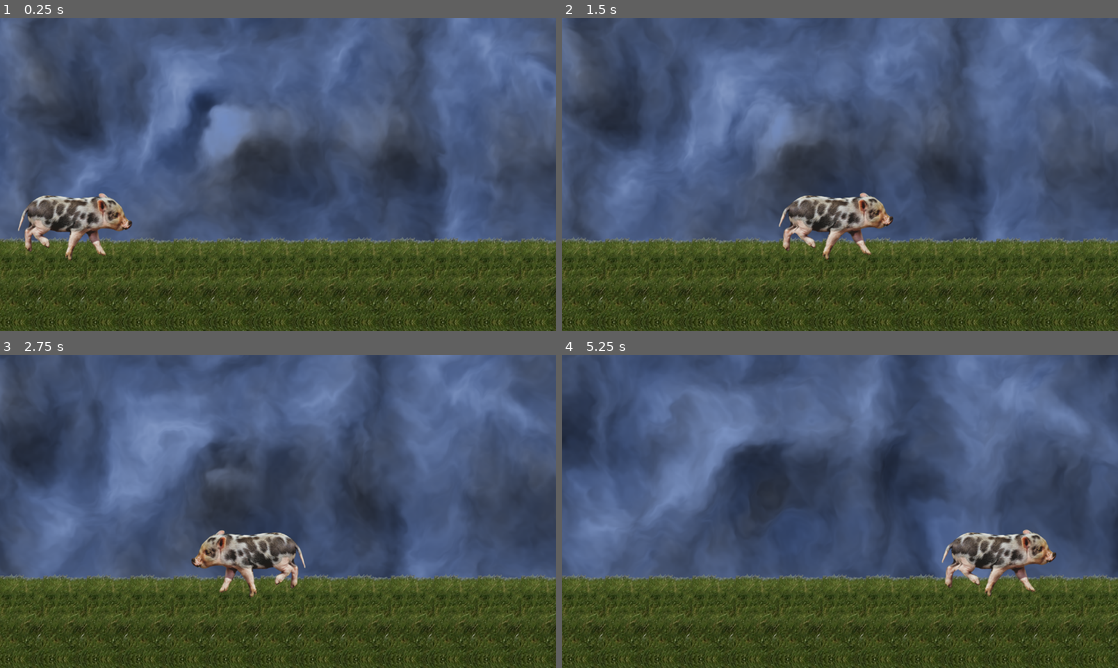
Above: before the commit, frames 1-4 (two rows, left to right).
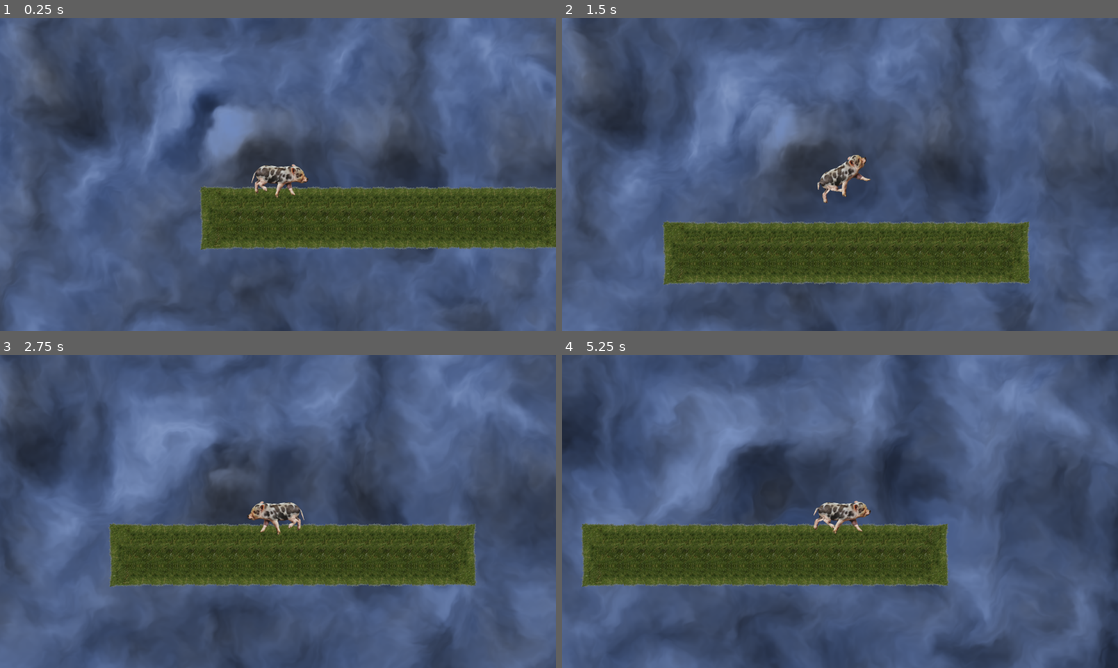
Above: after the commit, the same moments.

Repository: Lenicon/SWYN
Game: Godot game, scene res://rooms/Grassy.tscn
The game is run twice, just before and just after one commit, with the same random seed, the same clock (stepped at 60 frames per second) and the same inputs.
Inputs:
- Up to frame 1 (0.25 s): no input
- Up to frame 2 (1.5 s): hold W (jump, bound only after the commit) 0.53-1.28 s; hold D (move_right) from 0.53 s (still down); tap W (jump, bound only after the commit) at 1.35 s
- Up to frame 3 (2.75 s): tap W (jump, bound only after the commit) at 1.52, 1.82 s; release D (move_right) at 2.03 s; hold A (move_left) from 2.03 s (still down); hold W (jump, bound only after the commit) from 2.03 s (still down)
- Up to frame 4 (5.25 s): release A (move_left) at 2.78 s; release W (jump, bound only after the commit) at 2.78 s; hold D (move_right) 2.78-4.28 s; tap W (jump, bound only after the commit) at 2.85, 3.02, 3.32, 4.35, 4.52, 4.82 s; hold W (jump, bound only after the commit) 3.53-4.28 s; hold A (move_left) 4.28-5.03 s; hold D (move_right) from 5.03 s (still down); hold W (jump, bound only after the commit) from 5.03 s (still down)

The runs differ from the first frame. In frame 1, 42% of the frame differs, in the area x 0-100%, y 0-100%; in frame 2, 29%; in frame 3, 40%; in frame 4, 42%, in the area x 0-100%, y 14-100%.

Commit message:
added background and movement

Diff:
--- a/characters/swyn/Swyn.tscn
+++ b/characters/swyn/Swyn.tscn
@@ -10,7 +10,7 @@
 [ext_resource type="Texture2D" uid="uid://crwxcmfg6yid1" path="res://characters/swyn/assets/pig_bl.png" id="7_mfrjw"]
 [ext_resource type="Script" uid="uid://ctj81lss8e4uo" path="res://components/StateMachine.gd" id="9_bbhkv"]
 [ext_resource type="Script" uid="uid://rubutraaywst" path="res://characters/swyn/states/FloorMovement.gd" id="10_j5q6g"]
-[ext_resource type="Script" uid="uid://bg6ujdm0240yn" path="res://characters/swyn/states/Walk.gd" id="11_52mnq"]
+[ext_resource type="Script" uid="uid://dr1ai2vuiw2av" path="res://characters/swyn/states/AirMovement.gd" id="11_ycv6i"]
 [ext_resource type="Script" uid="uid://bb55u35w0f64b" path="res://components/GravityComponent.gd" id="12_52mnq"]
 [ext_resource type="Script" uid="uid://tuld0msecjtr" path="res://components/HealthComponent.gd" id="13_ycv6i"]
 
@@ -383,6 +383,18 @@
 tracks/30/interp = 1
 tracks/30/loop_wrap = true
 tracks/30/keys = {
+"times": PackedFloat32Array(0),
+"transitions": PackedFloat32Array(1),
+"update": 0,
+"values": [0.0]
+}
+tracks/31/type = "value"
+tracks/31/imported = false
+tracks/31/enabled = true
+tracks/31/path = NodePath("Polygons:rotation")
+tracks/31/interp = 1
+tracks/31/loop_wrap = true
+tracks/31/keys = {
 "times": PackedFloat32Array(0),
 "transitions": PackedFloat32Array(1),
 "update": 0,
@@ -692,6 +704,18 @@
 "transitions": PackedFloat32Array(1),
 "update": 0,
 "values": [Vector2(1.1042346, 6.4615664)]
+}
+tracks/25/type = "value"
+tracks/25/imported = false
+tracks/25/enabled = true
+tracks/25/path = NodePath("Polygons:rotation")
+tracks/25/interp = 1
+tracks/25/loop_wrap = true
+tracks/25/keys = {
+"times": PackedFloat32Array(0),
+"transitions": PackedFloat32Array(1),
+"update": 0,
+"values": [0.0]
 }
 
 [sub_resource type="Animation" id="Animation_0ve2y"]
@@ -1071,11 +1095,40 @@
 "update": 0,
 "values": [0.0]
 }
+tracks/31/type = "value"
+tracks/31/imported = false
+tracks/31/enabled = true
+tracks/31/path = NodePath("Polygons:rotation")
+tracks/31/interp = 1
+tracks/31/loop_wrap = true
+tracks/31/keys = {
+"times": PackedFloat32Array(0),
+"transitions": PackedFloat32Array(1),
+"update": 0,
+"values": [0.0]
+}
+
+[sub_resource type="Animation" id="Animation_ycv6i"]
+resource_name = "jump"
+loop_mode = 1
+tracks/0/type = "value"
+tracks/0/imported = false
+tracks/0/enabled = true
+tracks/0/path = NodePath("Polygons:rotation")
+tracks/0/interp = 1
+tracks/0/loop_wrap = true
+tracks/0/keys = {
+"times": PackedFloat32Array(0, 1),
+"transitions": PackedFloat32Array(1, 1),
+"update": 0,
+"values": [0.0, 6.2831855]
+}
 
 [sub_resource type="AnimationLibrary" id="AnimationLibrary_v7y6b"]
 _data = {
 &"RESET": SubResource("Animation_v7y6b"),
 &"idle": SubResource("Animation_bbhkv"),
+&"jump": SubResource("Animation_ycv6i"),
 &"walk": SubResource("Animation_0ve2y")
 }
 
@@ -1088,6 +1141,7 @@
 body_shape = NodePath("Polygons")
 acceleration = 20.0
 speed = 500.0
+jump_velocity = 700.0
 animation_player = NodePath("AnimationPlayer")
 state_machine = NodePath("StateMachine")
 gravity_component = NodePath("GravityComponent")
@@ -1105,6 +1159,7 @@
 metadata/_edit_lock_ = true
 
 [node name="Polygons" type="Node2D" parent="."]
+rotation = 6.2831855
 metadata/_edit_lock_ = true
 
 [node name="PigBL" type="Polygon2D" parent="Polygons"]
@@ -1144,6 +1199,7 @@
 polygon = PackedVector2Array(66.5, -75, 55.5, -75, 41.5, -64, 41.5, -31.7, 51.5, -1.699997, 51.5, 1.699997, 58.5, 10.59 …(309 unchanged characters)…
 uv = PackedVector2Array(199, 0, 188, 0, 174, 11, 174, 43.3, 184, 73.3, 184, 76.7, 191, 85.6, 191, 88.6, 197.1, 87, 218. …(217 unchanged characters)…
 bones = ["Body", PackedFloat32Array(0, 0, 0, 0, 0, 0, 0, 0, 0, 0, 0, 0, 0, 0, 0, 0, 0, 0, 0, 0, 0, 0, 0, 0, 0, 0, 0, 0, …(1981 unchanged characters)…
+metadata/_edit_lock_ = true
 
 [node name="PigTail" type="Polygon2D" parent="Polygons"]
 position = Vector2(10, 25)
@@ -1185,6 +1241,7 @@
 
 [node name="Tail" type="Bone2D" parent="Polygons/Skeleton2D/Body"]
 position = Vector2(-92, -0.34013605)
+rotation = 0.20625366
 scale = Vector2(1.1042346, 6.4615664)
 rest = Transform2D(1, 0, 0, 5.88, -92, -0.34013605)
 auto_calculate_length_and_angle = false
@@ -1196,7 +1253,7 @@
 rest = Transform2D(1, 0, 0, 1, -51, 7.142857)
 
 [node name="BackRight2" type="Bone2D" parent="Polygons/Skeleton2D/Body/BackRight"]
-position = Vector2(-26, 2.5510204)
+position = Vector2(10, 3.061)
 rest = Transform2D(1, 0, 0, 1, -26, 2.5510204)
 
 [node name="BackRight3" type="Bone2D" parent="Polygons/Skeleton2D/Body/BackRight/BackRight2"]
@@ -1204,11 +1261,11 @@
 rest = Transform2D(1, 0, 0, 1, -26, 2.5510204)
 
 [node name="FrontRight" type="Bone2D" parent="Polygons/Skeleton2D/Body"]
-position = Vector2(21, 7.9931974)
+position = Vector2(17, 7.9931974)
 rest = Transform2D(1, 0, 0, 1, 21, 7.9931974)
 
 [node name="FrontRight2" type="Bone2D" parent="Polygons/Skeleton2D/Body/FrontRight"]
-position = Vector2(-8, 4.5918365)
+position = Vector2(-30.241182, 3.5714283)
 rest = Transform2D(1, 0, 0, 1, -10, 4.0816326)
 
 [node name="FrontRight3" type="Bone2D" parent="Polygons/Skeleton2D/Body/FrontRight/FrontRight2"]
@@ -1216,11 +1273,11 @@
 rest = Transform2D(1, 0, 0, 1, -10, 4.0816326)
 
 [node name="FrontLeft" type="Bone2D" parent="Polygons/Skeleton2D/Body"]
-position = Vector2(47, 7.993197)
+position = Vector2(56, 7.8231287)
 rest = Transform2D(1, 0, 0, 1, 47, 7.993197)
 
 [node name="FrontLeft2" type="Bone2D" parent="Polygons/Skeleton2D/Body/FrontLeft"]
-position = Vector2(17, 5.442177)
+position = Vector2(38, 4.7619047)
 rest = Transform2D(1, 0, 0, 1, 17, 5.442177)
 
 [node name="FrontLeft3" type="Bone2D" parent="Polygons/Skeleton2D/Body/FrontLeft/FrontLeft2"]
@@ -1232,7 +1289,7 @@
 rest = Transform2D(1, 0, 0, 1, -70, 6.802721)
 
 [node name="BackLeft2" type="Bone2D" parent="Polygons/Skeleton2D/Body/BackLeft"]
-position = Vector2(-23, 2.7210884)
+position = Vector2(-48, 2.0408163)
 scale = Vector2(0.9999999, 0.9999999)
 rest = Transform2D(1, 0, 0, 1, -23, 2.7210884)
 
@@ -1242,6 +1299,7 @@
 
 [node name="Head" type="Bone2D" parent="Polygons/Skeleton2D/Body"]
 position = Vector2(70, 0.8503401)
+rotation = -0.052359883
 scale = Vector2(0.99999976, 0.99999976)
 rest = Transform2D(1, 0, 0, 1, 70, 0.8503401)
 auto_calculate_length_and_angle = false
@@ -1256,11 +1314,13 @@
 script = ExtResource("10_j5q6g")
 coyote_timer = NodePath("../../Timer")
 
-[node name="Walk" type="Node" parent="StateMachine"]
-script = ExtResource("11_52mnq")
+[node name="AirMovement" type="Node" parent="StateMachine"]
+script = ExtResource("11_ycv6i")
 
 [node name="GravityComponent" type="Node" parent="."]
 script = ExtResource("12_52mnq")
+gravity = 1500.0
+fall_gravity = 1000.0
 metadata/_custom_type_script = "uid://bb55u35w0f64b"
 
 [node name="HealthComponent" type="Node" parent="." node_paths=PackedStringArray("character")]
--- a/characters/swyn/states/AirMovement.gd
+++ b/characters/swyn/states/AirMovement.gd
@@ -1,65 +1,46 @@
 extends State
-
-
-# Sprite for jumping on air
-@onready var jump_on_air_sprite:AnimatedSprite2D = $"../../Graphics/JumpOnAir"
 
 func enter(_previous_state_path: String, data : Dictionary = {}) -> void:
 	if data.has("input"):
 		if data.input == "jump":
 			owner.jumps = owner.max_jumps
-			show_jump_on_air_sprite()
 			if owner.jumps > 0: owner.jump()
 
-	owner.jump_buffer_active = false
+	#owner.jump_buffer_active = false
 
 func handle_input(event:InputEvent)->void:
 	if event.is_action_pressed("jump") and owner.jumps > 0:
-		show_jump_on_air_sprite()
 		owner.jump()
-
-
-func show_jump_on_air_sprite():
-	if not owner.is_on_floor() and not owner.jump_buffer_active and not owner.get_traveled_animation() == "Run":
-		if owner.jumps == owner.max_jumps: jump_on_air_sprite.modulate = Color("ffffffee")
-		elif owner.jumps == owner.min_jumps: jump_on_air_sprite.modulate = Color("ffffff80")
-		jump_on_air_sprite.global_position = owner.global_position
-		jump_on_air_sprite.stop()
-		jump_on_air_sprite.play("default")
 
 
 var in_air:bool = false
 func physics_update(delta:float) -> void:
 	owner.handle_variable_jump_height(Input.is_action_just_released("jump"))
-	owner.handle_spoon_attack()
 	owner.handle_horizontal_movement(delta)
 
-	if owner.graphics.scale.x != owner.direction and not owner.spoon_player.is_playing():
-		owner.graphics.scale.x = owner.direction
+	#if owner.graphics.scale.x != owner.direction:
+		#owner.graphics.scale.x = owner.direction
 
-	owner.handle_dash()
-
+	#owner.handle_dash()
 
 	if not owner.is_on_floor():
 		if not in_air:
 			in_air = true
-		if owner.gravity_component.is_falling:
-			owner.travel_animation("Fall")
-		else:
-			owner.travel_animation("Jump")
+		owner.play_animation("jump")
+
 	else:
 		in_air = false
 		owner.jumps = owner.max_jumps
-		owner.reset_dash()
+		#owner.reset_dash()
 		finish("FloorMovement")
 
 	owner.gravity_component.handle_gravity(owner, delta)
 	owner.move_and_slide()
 
 
-func _on_jump_buffer_collision_body_entered(body):
-	if body is StaticBody2D:
-		owner.jump_buffer_active = true
-		owner.jumps = owner.max_jumps
-		owner.reset_dash()
-		finish("FloorMovement")
+#func _on_jump_buffer_collision_body_entered(body):
+	#if body is StaticBody2D:
+		#owner.jump_buffer_active = true
+		#owner.jumps = owner.max_jumps
+		##owner.reset_dash()
+		#finish("FloorMovement")
--- a/characters/swyn/states/FloorMovement.gd
+++ b/characters/swyn/states/FloorMovement.gd
@@ -12,9 +12,8 @@
 	owner.handle_horizontal_movement(delta)
 	handle_coyote_time()
 
-	#if Input.is_action_just_pressed("jump"):
-		#finish("AirMovement", {"input":"jump"})
-
+	if Input.is_action_just_pressed("jump"):
+		finish("AirMovement", {"input":"jump"})
 
 	if owner.is_on_floor():
 		if abs(owner.x_input) > 0: owner.play_animation("walk")
--- a/characters/swyn/states/Walk.gd
+++ /dev/null
@@ -1,16 +0,0 @@
-extends State
-
-func enter(_previous_state_path: String, _data : Dictionary = {}) -> void:
-	pass
-
-#func handle_input(_event: InputEvent) -> void:
-	#pass
-
-func update(_delta: float) -> void:
-	pass
-
-func physics_update(_delta: float) -> void:
-	pass
-
-func exit() -> void:
-	pass
--- /dev/null
+++ b/components/CameraComponent.gd
@@ -0,0 +1,12 @@
+class_name CameraComponent
+extends Camera2D
+
+@export var player: CharacterComponent = null
+func _ready():
+	if (player == null):
+		if (owner.has_node("Swyn")):
+			player = owner.get_node("Swyn")
+
+func _physics_process(delta):
+	global_position = lerp(global_position, player.global_position, 0.8)
+	#global_position = player.global_position
--- a/project.godot
+++ b/project.godot
@@ -17,8 +17,10 @@
 
 [display]
 
-window/size/viewport_width=1280
-window/size/viewport_height=720
+window/size/viewport_width=2560
+window/size/viewport_height=1440
+window/size/mode=3
+window/stretch/mode="viewport"
 
 [input]
 
@@ -34,7 +36,8 @@
 }
 jump={
 "deadzone": 0.2,
-"events": []
+"events": [Object(InputEventKey,"resource_local_to_scene":false,"resource_name":"","device":-1,"window_id":0,"alt_pressed":false,"shift_pressed":false,"ctrl_pressed":false,"meta_pressed":false,"pressed":false,"keycode":0,"physical_keycode":87,"key_label":0,"unicode":119,"location":0,"echo":false,"script":null)
+]
 }
 
 [layer_names]
--- a/rooms/Grassy.tscn
+++ b/rooms/Grassy.tscn
@@ -1,23 +1,9 @@
-[gd_scene load_steps=7 format=4 uid="uid://shl2ferqrmed"]
+[gd_scene load_steps=8 format=4 uid="uid://shl2ferqrmed"]
 
 [ext_resource type="PackedScene" uid="uid://ccbibkipccr2c" path="res://characters/swyn/Swyn.tscn" id="1_5wd06"]
 [ext_resource type="Shader" uid="uid://db5rdkn4ql71p" path="res://assets/shaders/DynamicFogShader.gdshader" id="1_8eue4"]
 [ext_resource type="Texture2D" uid="uid://dfwe4bprfws7e" path="res://assets/tilesets/grass.png" id="2_matse"]
-
-[sub_resource type="ShaderMaterial" id="ShaderMaterial_us7b1"]
-shader = ExtResource("1_8eue4")
-shader_parameter/resolution = Vector2(320, 180)
-shader_parameter/octave_count = 5
-shader_parameter/amp_start = 0.5
-shader_parameter/amp_coeff = 0.5
-shader_parameter/freq_coeff = 2.0
-shader_parameter/zoom = 3.0
-shader_parameter/speed = 0.1
-shader_parameter/alpha = 1.0
-shader_parameter/base_color = Color(0.38166496, 0.5764019, 1, 1)
-shader_parameter/p_color = Color(1, 1, 1, 1)
-shader_parameter/q_color = Color(0.44348872, 0.6213413, 0.9999991, 1)
-shader_parameter/f_color = Color(0.62582874, 0.749311, 1, 1)
+[ext_resource type="Script" uid="uid://bs76o7p8o7vda" path="res://components/CameraComponent.gd" id="4_us7b1"]
 
 [sub_resource type="TileSetAtlasSource" id="TileSetAtlasSource_matse"]
 resource_name = "Grass"
@@ -39,21 +25,6 @@
 2:0/0/terrain_set = 0
 2:0/0/physics_layer_0/polygon_0/points = PackedVector2Array(-50, -25, 25, -25, 25, 50, -50, 50)
 2:0/0/terrains_peering_bit/bottom_left_corner = 0
-3:0/0 = 0
-4:0/0 = 0
-5:0/0 = 0
-6:0/0 = 0
-7:0/0 = 0
-8:0/0 = 0
-9:0/0 = 0
-10:0/0 = 0
-11:0/0 = 0
-12:0/0 = 0
-13:0/0 = 0
-14:0/0 = 0
-15:0/0 = 0
-16:0/0 = 0
-17:0/0 = 0
 0:1/0 = 0
 0:1/0/terrain_set = 0
 0:1/0/physics_layer_0/polygon_0/points = PackedVector2Array(-25, -50, -25, 50, 50, 50, 50, -50)
@@ -78,21 +49,6 @@
 2:1/0/terrains_peering_bit/bottom_left_corner = 0
 2:1/0/terrains_peering_bit/left_side = 0
 2:1/0/terrains_peering_bit/top_left_corner = 0
-3:1/0 = 0
-4:1/0 = 0
-5:1/0 = 0
-6:1/0 = 0
-7:1/0 = 0
-8:1/0 = 0
-9:1/0 = 0
-10:1/0 = 0
-11:1/0 = 0
-12:1/0 = 0
-13:1/0 = 0
-14:1/0 = 0
-15:1/0 = 0
-16:1/0 = 0
-17:1/0 = 0
 0:2/0 = 0
 0:2/0/terrain_set = 0
 0:2/0/physics_layer_0/polygon_0/points = PackedVector2Array(50, 25, -25, 25, -25, -50, 50, -50)
@@ -107,291 +63,6 @@
 2:2/0/terrain_set = 0
 2:2/0/physics_layer_0/polygon_0/points = PackedVector2Array(25, -50, 25, 25, -50, 25, -50, -50)
 2:2/0/terrains_peering_bit/top_left_corner = 0
-3:2/0 = 0
-4:2/0 = 0
-5:2/0 = 0
-6:2/0 = 0
-7:2/0 = 0
-8:2/0 = 0
-9:2/0 = 0
-10:2/0 = 0
-11:2/0 = 0
-12:2/0 = 0
-13:2/0 = 0
-14:2/0 = 0
-15:2/0 = 0
-16:2/0 = 0
-17:2/0 = 0
-0:3/0 = 0
-1:3/0 = 0
-2:3/0 = 0
-3:3/0 = 0
-4:3/0 = 0
-5:3/0 = 0
-6:3/0 = 0
-7:3/0 = 0
-8:3/0 = 0
-9:3/0 = 0
-10:3/0 = 0
-11:3/0 = 0
-12:3/0 = 0
-13:3/0 = 0
-14:3/0 = 0
-15:3/0 = 0
-16:3/0 = 0
-17:3/0 = 0
-0:4/0 = 0
-1:4/0 = 0
-2:4/0 = 0
-3:4/0 = 0
-4:4/0 = 0
-5:4/0 = 0
-6:4/0 = 0
-7:4/0 = 0
-8:4/0 = 0
-9:4/0 = 0
-10:4/0 = 0
-11:4/0 = 0
-12:4/0 = 0
-13:4/0 = 0
-14:4/0 = 0
-15:4/0 = 0
-16:4/0 = 0
-17:4/0 = 0
-0:5/0 = 0
-1:5/0 = 0
-2:5/0 = 0
-3:5/0 = 0
-4:5/0 = 0
-5:5/0 = 0
-6:5/0 = 0
-7:5/0 = 0
-8:5/0 = 0
-9:5/0 = 0
-10:5/0 = 0
-11:5/0 = 0
-12:5/0 = 0
-13:5/0 = 0
-14:5/0 = 0
-15:5/0 = 0
-16:5/0 = 0
-17:5/0 = 0
-0:6/0 = 0
-1:6/0 = 0
-2:6/0 = 0
-3:6/0 = 0
-4:6/0 = 0
-5:6/0 = 0
-6:6/0 = 0
-7:6/0 = 0
-8:6/0 = 0
-9:6/0 = 0
-10:6/0 = 0
-11:6/0 = 0
-12:6/0 = 0
-13:6/0 = 0
-14:6/0 = 0
-15:6/0 = 0
-16:6/0 = 0
-17:6/0 = 0
-0:7/0 = 0
-1:7/0 = 0
-2:7/0 = 0
-3:7/0 = 0
-4:7/0 = 0
-5:7/0 = 0
-6:7/0 = 0
-7:7/0 = 0
-8:7/0 = 0
-9:7/0 = 0
-10:7/0 = 0
-11:7/0 = 0
-12:7/0 = 0
-13:7/0 = 0
-14:7/0 = 0
-15:7/0 = 0
-16:7/0 = 0
-17:7/0 = 0
-0:8/0 = 0
-1:8/0 = 0
-2:8/0 = 0
-3:8/0 = 0
-4:8/0 = 0
-5:8/0 = 0
-6:8/0 = 0
-7:8/0 = 0
-8:8/0 = 0
-9:8/0 = 0
-10:8/0 = 0
-11:8/0 = 0
-12:8/0 = 0
-13:8/0 = 0
-14:8/0 = 0
-15:8/0 = 0
-16:8/0 = 0
-17:8/0 = 0
-0:9/0 = 0
-1:9/0 = 0
-2:9/0 = 0
-3:9/0 = 0
-4:9/0 = 0
-5:9/0 = 0
-6:9/0 = 0
-7:9/0 = 0
-8:9/0 = 0
-9:9/0 = 0
-10:9/0 = 0
-11:9/0 = 0
-12:9/0 = 0
-13:9/0 = 0
-14:9/0 = 0
-15:9/0 = 0
-16:9/0 = 0
-17:9/0 = 0
-0:10/0 = 0
-1:10/0 = 0
-2:10/0 = 0
-3:10/0 = 0
-4:10/0 = 0
-5:10/0 = 0
-6:10/0 = 0
-7:10/0 = 0
-8:10/0 = 0
-9:10/0 = 0
-10:10/0 = 0
-11:10/0 = 0
-12:10/0 = 0
-13:10/0 = 0
-14:10/0 = 0
-15:10/0 = 0
-16:10/0 = 0
-17:10/0 = 0
-0:11/0 = 0
-1:11/0 = 0
-2:11/0 = 0
-3:11/0 = 0
-4:11/0 = 0
-5:11/0 = 0
-6:11/0 = 0
-7:11/0 = 0
-8:11/0 = 0
-9:11/0 = 0
-10:11/0 = 0
-11:11/0 = 0
-12:11/0 = 0
-13:11/0 = 0
-14:11/0 = 0
-15:11/0 = 0
-16:11/0 = 0
-17:11/0 = 0
-0:12/0 = 0
-1:12/0 = 0
-2:12/0 = 0
-3:12/0 = 0
-4:12/0 = 0
-5:12/0 = 0
-6:12/0 = 0
-7:12/0 = 0
-8:12/0 = 0
-9:12/0 = 0
-10:12/0 = 0
-11:12/0 = 0
-12:12/0 = 0
-13:12/0 = 0
-14:12/0 = 0
-15:12/0 = 0
-16:12/0 = 0
-17:12/0 = 0
-0:13/0 = 0
-1:13/0 = 0
-2:13/0 = 0
-3:13/0 = 0
-4:13/0 = 0
-5:13/0 = 0
-6:13/0 = 0
-7:13/0 = 0
-8:13/0 = 0
-9:13/0 = 0
-10:13/0 = 0
-11:13/0 = 0
-12:13/0 = 0
-13:13/0 = 0
-14:13/0 = 0
-15:13/0 = 0
-16:13/0 = 0
-17:13/0 = 0
-0:14/0 = 0
-1:14/0 = 0
-2:14/0 = 0
-3:14/0 = 0
-4:14/0 = 0
-5:14/0 = 0
-6:14/0 = 0
-7:14/0 = 0
-8:14/0 = 0
-9:14/0 = 0
-10:14/0 = 0
-11:14/0 = 0
-12:14/0 = 0
-13:14/0 = 0
-14:14/0 = 0
-15:14/0 = 0
-16:14/0 = 0
-17:14/0 = 0
-0:15/0 = 0
-1:15/0 = 0
-2:15/0 = 0
-3:15/0 = 0
-4:15/0 = 0
-5:15/0 = 0
-6:15/0 = 0
-7:15/0 = 0
-8:15/0 = 0
-9:15/0 = 0
-10:15/0 = 0
-11:15/0 = 0
-12:15/0 = 0
-13:15/0 = 0
-14:15/0 = 0
-15:15/0 = 0
-16:15/0 = 0
-17:15/0 = 0
-0:16/0 = 0
-1:16/0 = 0
-2:16/0 = 0
-3:16/0 = 0
-4:16/0 = 0
-5:16/0 = 0
-6:16/0 = 0
-7:16/0 = 0
-8:16/0 = 0
-9:16/0 = 0
-10:16/0 = 0
-11:16/0 = 0
-12:16/0 = 0
-13:16/0 = 0
-14:16/0 = 0
-15:16/0 = 0
-16:16/0 = 0
-17:16/0 = 0
-0:17/0 = 0
-1:17/0 = 0
-2:17/0 = 0
-3:17/0 = 0
-4:17/0 = 0
-5:17/0 = 0
-6:17/0 = 0
-7:17/0 = 0
-8:17/0 = 0
-9:17/0 = 0
-10:17/0 = 0
-11:17/0 = 0
-12:17/0 = 0
-13:17/0 = 0
-14:17/0 = 0
-15:17/0 = 0
-16:17/0 = 0
-17:17/0 = 0
 
 [sub_resource type="TileSet" id="TileSet_us7b1"]
 tile_size = Vector2i(100, 100)
@@ -401,14 +72,22 @@
 terrain_set_0/terrain_0/color = Color(0.5, 0.34375, 0.25, 1)
 sources/0 = SubResource("TileSetAtlasSource_matse")
 
+[sub_resource type="ShaderMaterial" id="ShaderMaterial_us7b1"]
+shader = ExtResource("1_8eue4")
+shader_parameter/resolution = Vector2(320, 180)
+shader_parameter/octave_count = 5
+shader_parameter/amp_start = 0.5
+shader_parameter/amp_coeff = 0.5
+shader_parameter/freq_coeff = 2.0
+shader_parameter/zoom = 3.0
+shader_parameter/speed = 0.1
+shader_parameter/alpha = 1.0
+shader_parameter/base_color = Color(0.38166496, 0.5764019, 1, 1)
+shader_parameter/p_color = Color(1, 1, 1, 1)
+shader_parameter/q_color = Color(0.44348872, 0.6213413, 0.9999991, 1)
+shader_parameter/f_color = Color(0.62582874, 0.749311, 1, 1)
+
 [node name="Grassy" type="Node2D"]
-
-[node name="BG" type="ColorRect" parent="."]
-material = SubResource("ShaderMaterial_us7b1")
-offset_left = -26.0
-offset_top = -17.0
-offset_right = 1298.0
-offset_bottom = 745.0
 
 [node name="TileMapLayer" type="TileMapLayer" parent="."]
 tile_map_data = PackedByteArray("AAANAAYAAAABAAEAAAAMAAYAAAABAAEAAAALAAYAAAABAAEAAAAKAAYAAAABAAEAAAAJAAYAAAABAAEAAAAIAA …(736 unchanged characters)…
@@ -416,3 +95,16 @@
 
 [node name="Swyn" parent="." instance=ExtResource("1_5wd06")]
 position = Vector2(164, 429)
+
+[node name="CameraComponent" type="Camera2D" parent="."]
+script = ExtResource("4_us7b1")
+metadata/_custom_type_script = "uid://bs76o7p8o7vda"
+
+[node name="BG" type="ColorRect" parent="CameraComponent"]
+z_index = -100
+material = SubResource("ShaderMaterial_us7b1")
+offset_left = -1305.0
+offset_top = -742.0
+offset_right = 1314.0
+offset_bottom = 753.0
+mouse_filter = 2
Not shown: 1 places in characters/swyn/Swyn.tscn that only renumber resources
Not shown, removed: characters/swyn/states/Walk.gd.uid
Not shown, added: components/CameraComponent.gd.uid
